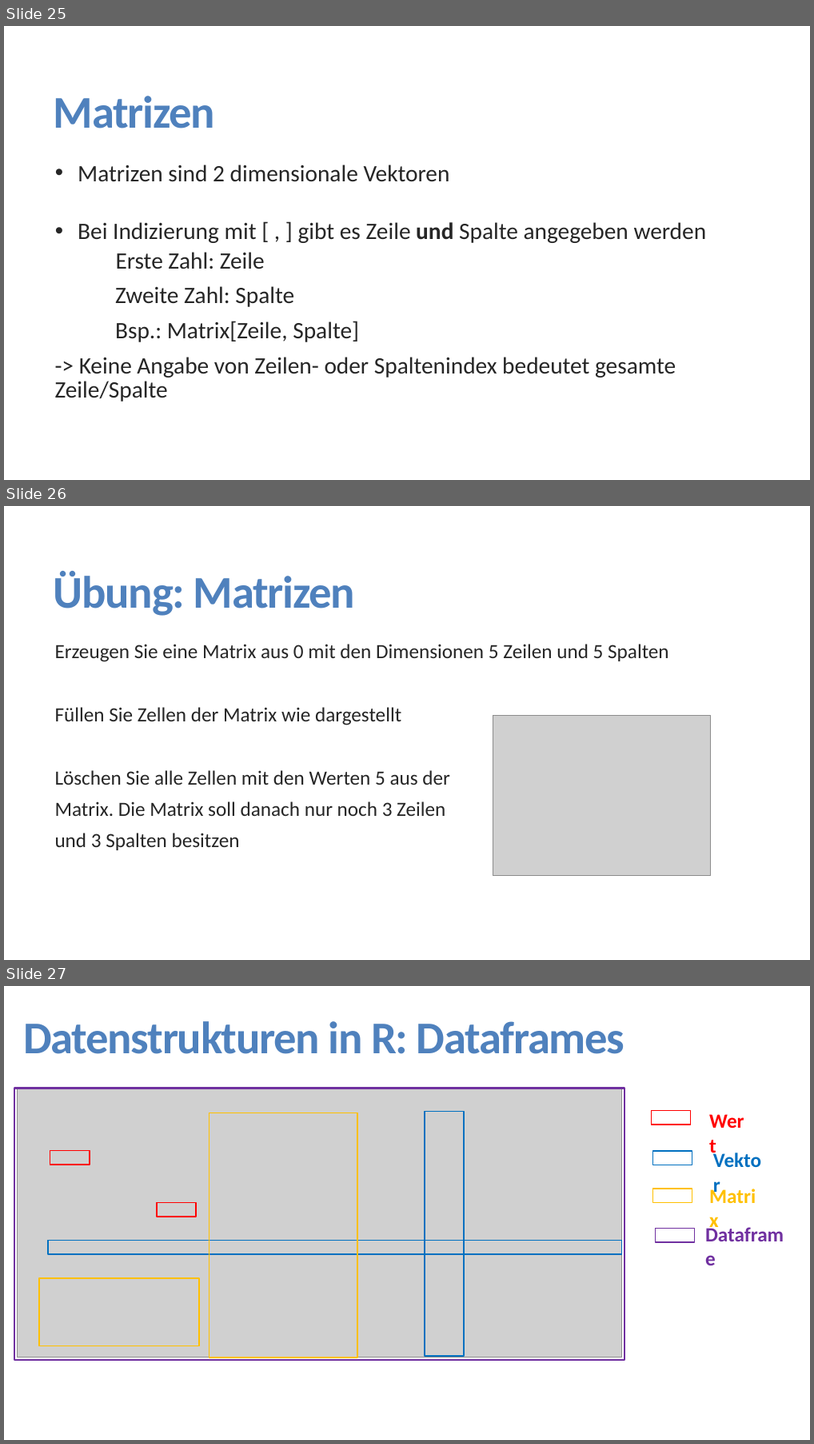
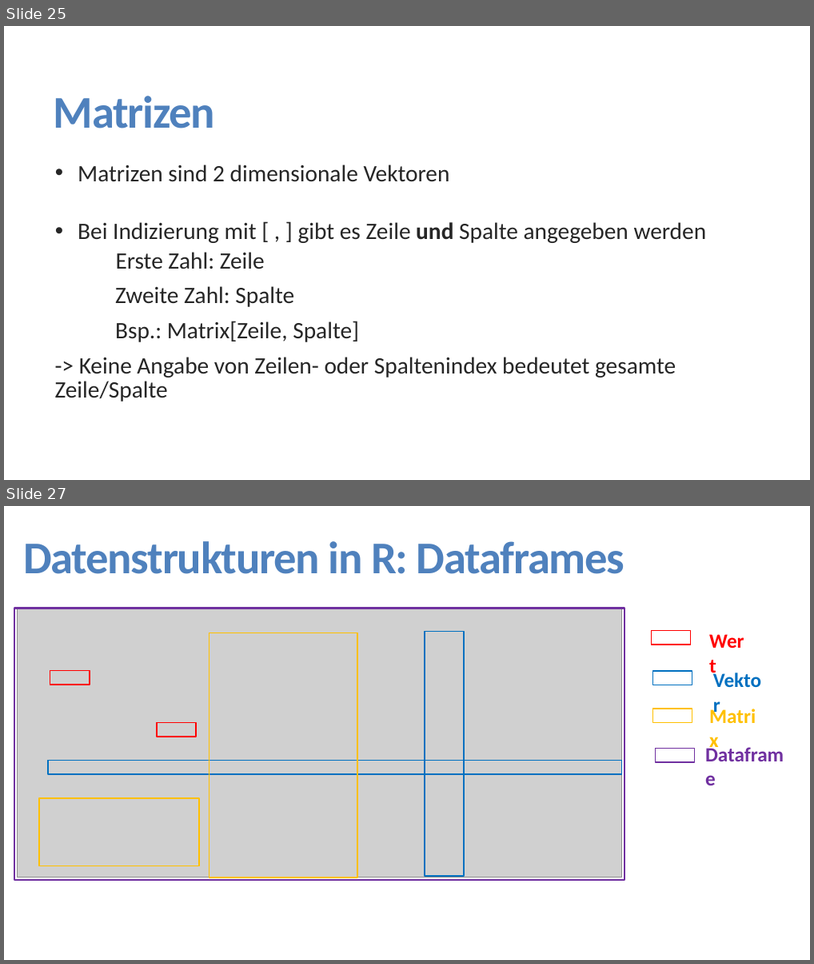
Before and after one commit to FlorianKeppeler/RKurs, a slide deck: Präsentationen/Einführung in R.pptx. Shown one above the other, each under a label of ours: slides 25, 26 and 27 before the commit, slides 25 and 27 after it; the slides between them are not shown. The pictures are 814x1444 and 814x964 pixels, drawn with LibreOffice and Linux fonts; fonts in the diff are those of the drawing; grey boxes stand for pictures. Boxes give left, top, right and bottom in pixels: in the first picture for what was removed or moved away, otherwise in the second. Text is boxed around its words. In the diff, an @@ line names an element or a change of style, - is before the commit and + after.

Commit message:
Alle Übungen als eigene Dokumente aus der Powerpoint exportiert

```diff
--- a/Präsentationen/Einführung in R.pptx
+++ b/Präsentationen/Einführung in R.pptx
@@ slide 26 removed at (4, 506, 810, 960), background #FFFFFF @@
@@ title removed at (54, 571, 355, 616) @@
-Übung: Matrizen
@@ text removed at (55, 644, 670, 850) @@
-Erzeugen Sie eine Matrix aus 0 mit den Dimensionen 5 Zeilen und 5 Spalten
-Füllen Sie Zellen der Matrix wie dargestellt
-Löschen Sie alle Zellen mit den Werten 5 aus der
-Matrix. Die Matrix soll danach nur noch 3 Zeilen
-und 3 Spalten besitzen
@@ picture removed at (494, 716, 711, 876) @@
```
Also in this commit, not shown: 4 slides changed, 8 slides added, 7 other slides removed, 10 other files.
